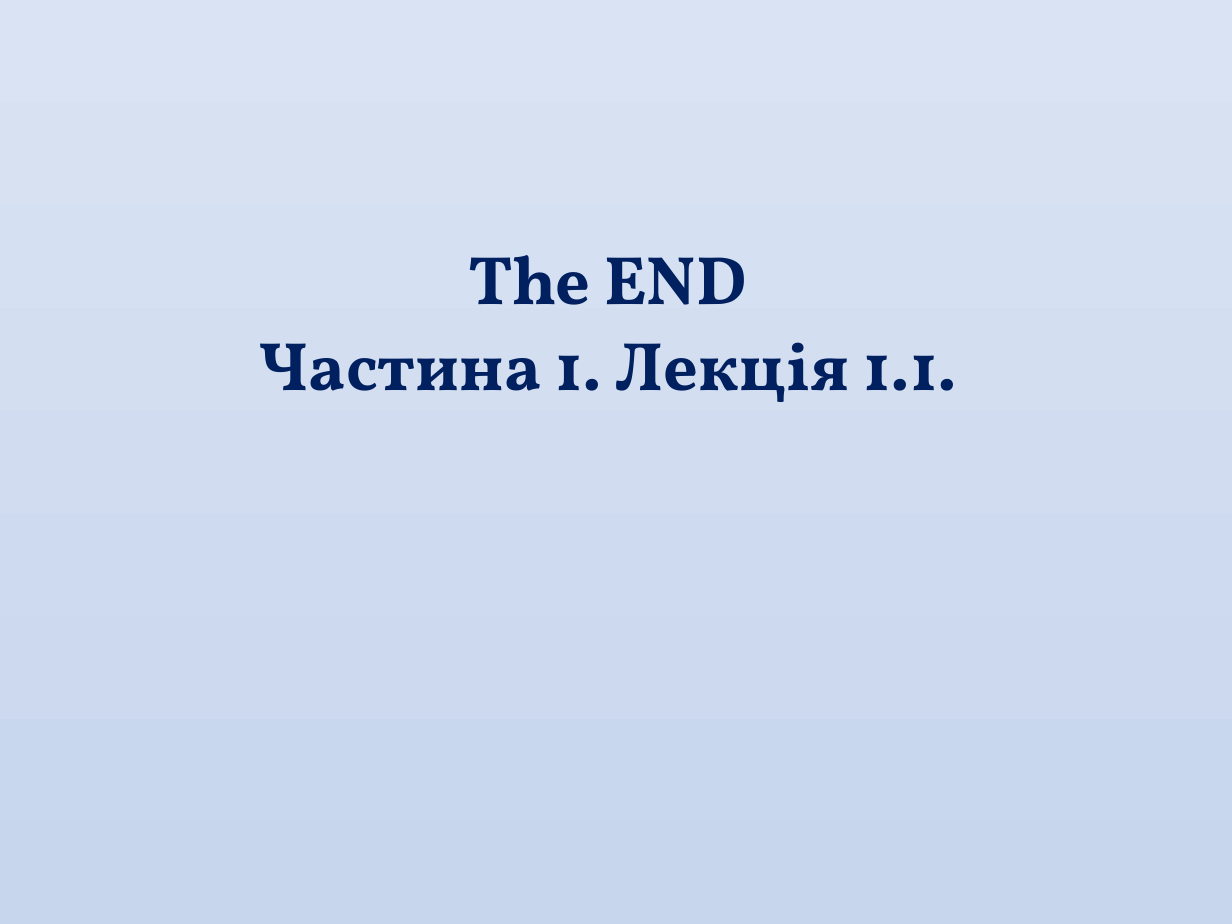
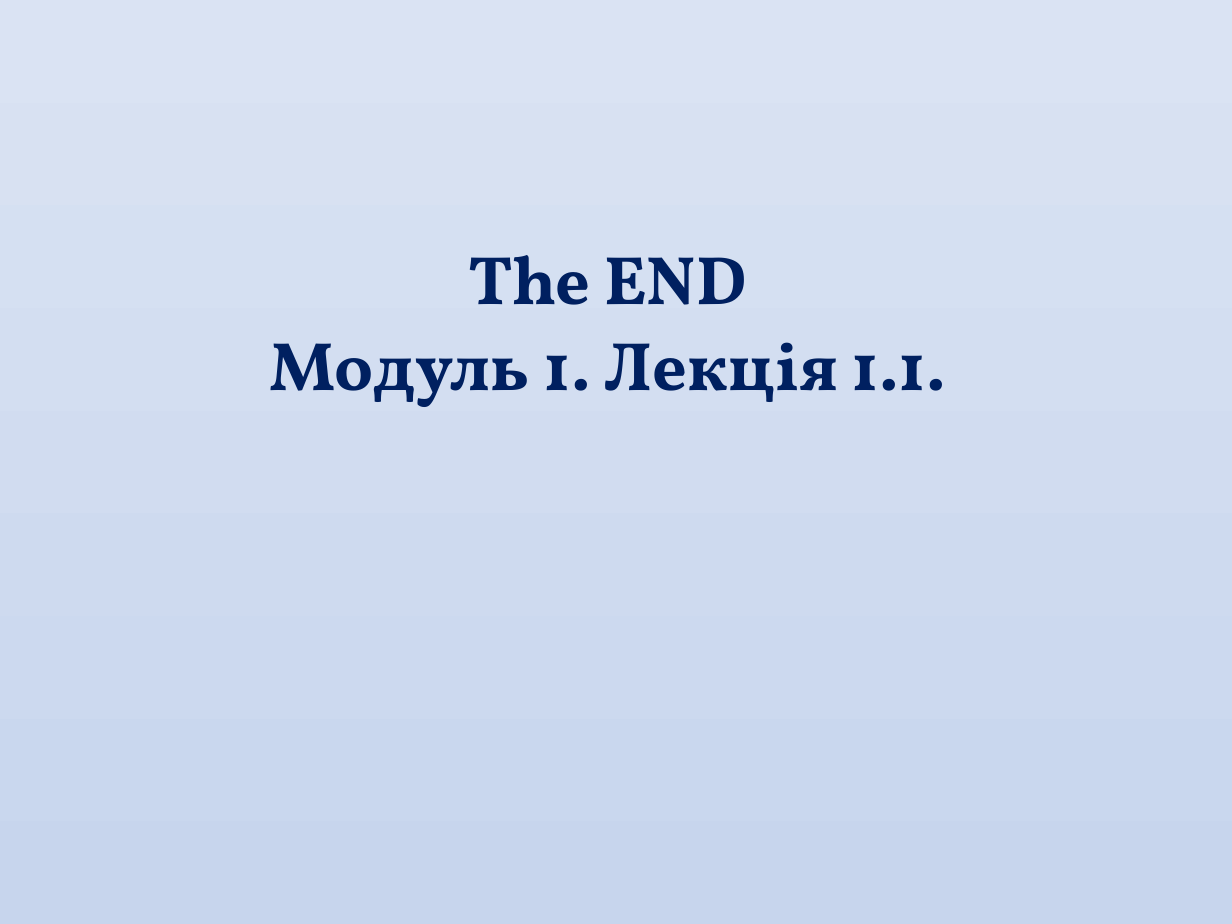
Before and after one commit to eabshkvprof/2024_AI_DL_Systems, a slide deck: slide 25 of Mod_01_/01_01_AI/Lec_01_01_git.pptx (slide 27 before the commit). Drawn at 1232x924 pixels with LibreOffice and Linux fonts; fonts in the diff are those of the drawing. Boxes give left, top, right and bottom in pixels: in the first picture for what was removed or moved away, otherwise in the second. Text is boxed around its words. In the diff, an @@ line names an element or a change of style, - is before the commit and + after.

```diff
--- a/Mod_01_/01_01_AI/Lec_01_01_git.pptx
+++ b/Mod_01_/01_01_AI/Lec_01_01_git.pptx
@@ text at [270,342,946,407]: text changed @@
-Частина 1. Лекція 1.1.
+Модуль 1. Лекція 1.1.
```
Also in this commit, not shown: 2 other slides changed, 2 slides removed, 6 other files.
